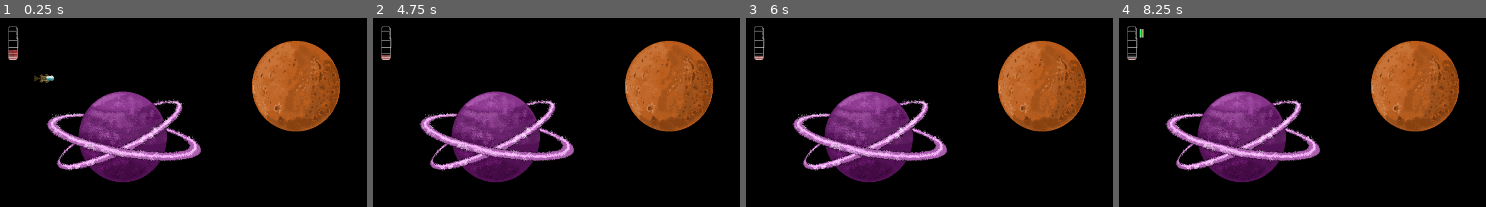
Above: before the commit, frames 1-4 (left to right).
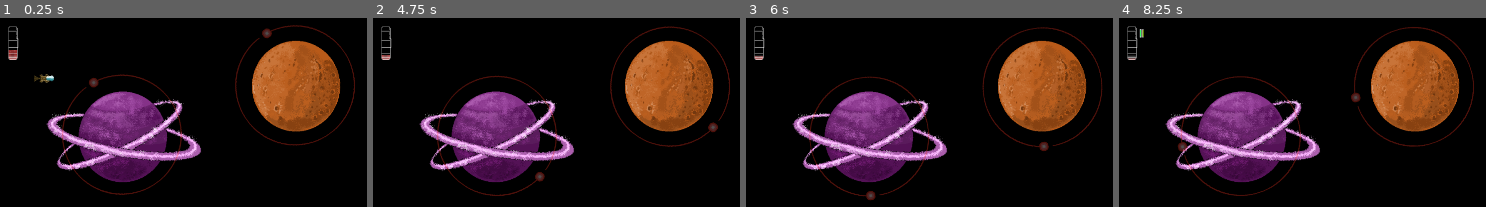
Above: after the commit, the same moments.

Repository: ricargoes/super-platypus-drifter
Game: Godot game, scene res://levels/TestLevel.tscn
Same seed, same stepped clock (60 frames per second), same inputs: the game is played once before the commit and once after it. The project has no main scene, so this scene is started directly.
Inputs:
- Up to frame 1 (0.25 s): no input
- Up to frame 2 (4.75 s): tap Enter (ui_accept) at 0.5, 0.77, 1.52, 2, 3.02, 3.77, 4.25, 4.52 s; hold Right (ship_turn_right) 0.53-1.28 s; hold Space (ship_boost) 0.53-1.28 s; hold Left (ship_turn_left) 1.28-2.03 s; tap Space (ship_boost) at 1.35, 2.85, 4.35 s; hold Space (ship_boost) 2.03-2.78 s; hold Right (ship_turn_right) 2.03-3.53 s; hold Space (ship_boost) 3.53-4.28 s; hold Left (ship_turn_left) from 3.53 s (still down)
- Up to frame 3 (6 s): hold Space (ship_boost) 5.03-5.78 s; release Left (ship_turn_left) at 5.78 s; hold Right (ship_turn_right) from 5.78 s (still down); tap Space (ship_boost) at 5.85 s
- Up to frame 4 (8.25 s): tap Enter (ui_accept) at 6.02, 6.77, 7.25, 7.52 s; hold Space (ship_boost) 6.53-7.28 s; tap Space (ship_boost) at 7.35 s; release Right (ship_turn_right) at 8.03 s; hold Left (ship_turn_left) from 8.03 s (still down); hold Space (ship_boost) from 8.03 s (still down)

The runs differ from the first frame. In frame 1, 1.7% of the frame differs, in the area x 16-97%, y 3-94%; in frame 2, 1.6%; in frame 3, 1.6%; in frame 4, 1.7%, in the area x 16-97%, y 4-95%.

Commit message:
OrbitalRing for orbital visual reference

Diff:
--- a/planets/Planet.gd
+++ b/planets/Planet.gd
@@ -5,7 +5,8 @@
 const BREAK_AMOUNT = 1000
 
 func _ready():
-	$Sprite.scale = Vector2(planet_scale, planet_scale)
+	$Sprite.scale *= planet_scale
+	$OrbitalRing.scale *= planet_scale
 	var planet_shape = CircleShape2D.new()
 	planet_shape.radius = $CollisionShape2D.shape.radius*planet_scale
 	$CollisionShape2D.shape = planet_shape
@@ -15,6 +16,8 @@
 	set_physics_process(true)
 
 func _physics_process(delta):
+	$OrbitalRing.flip_h = true if orbit_speed > 0 else false
+	$OrbitalRing.rotate(orbit_speed*delta)
 	var ships = $Orbit.get_overlapping_bodies()
 	for ship in ships:
 		if ship.is_orbitally_unlocked():
--- a/planets/Planet.tscn
+++ b/planets/Planet.tscn
@@ -1,13 +1,14 @@
-[gd_scene load_steps=5 format=2]
+[gd_scene load_steps=6 format=2]
 
 [ext_resource path="res://planets/planet1.png" type="Texture" id=1]
 [ext_resource path="res://planets/StablePlanet.gd" type="Script" id=2]
+[ext_resource path="res://planets/orbital_ring.png" type="Texture" id=3]
 
-[sub_resource type="CircleShape2D" id=3]
+[sub_resource type="CircleShape2D" id=1]
 radius = 109.5
 
 [sub_resource type="CircleShape2D" id=2]
-radius = 127.667
+radius = 150.0
 
 [node name="Planet" type="StaticBody2D" groups=[
 "planets",
@@ -19,11 +20,15 @@
 texture = ExtResource( 1 )
 
 [node name="CollisionShape2D" type="CollisionShape2D" parent="."]
-shape = SubResource( 3 )
+shape = SubResource( 1 )
 
 [node name="Orbit" type="Area2D" parent="."]
 collision_layer = 0
 
 [node name="CollisionShape2D" type="CollisionShape2D" parent="Orbit"]
 shape = SubResource( 2 )
+
+[node name="OrbitalRing" type="Sprite" parent="."]
+self_modulate = Color( 1, 1, 1, 0.309804 )
+texture = ExtResource( 3 )
 [connection signal="body_exited" from="Orbit" to="." method="_on_Orbit_body_exited"]
Not shown: 2 places in planets/BombPlanet.tscn that only renumber resources
Binary file added: planets/orbital_ring.png
Not shown, added: planets/orbital_ring.png.import
